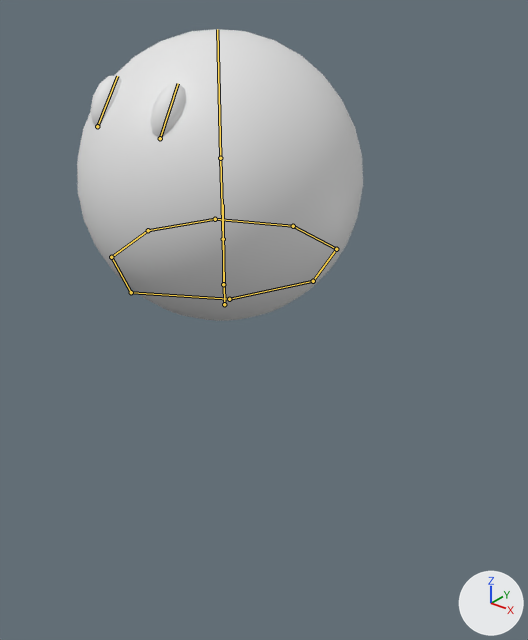
Two versions of the Blender file Assets/SlimeBase.blend, one commit apart.
Before and after are seen from a 50 mm lens placed at (3.44, -3.81, 3.72), pointed at (0.38, 0.01, 1.35). Lighting does not change. The marker at lower right points along +X, +Y and +Z. The bones that bend it are drawn over the model as lines.
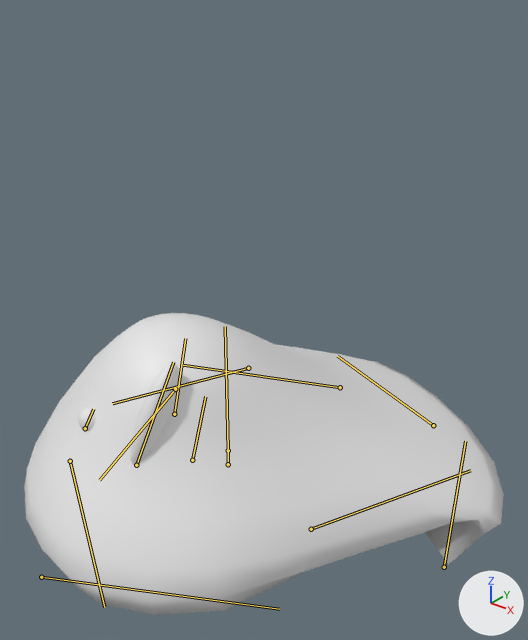
The newer file adds an action. The first version stands in its rest pose; the second is drawn at frame 30 of the action 'WrongStickyMud'.

Where the change shows, as pixel boxes (x1, y1, x2, y2) in the pictures (528 x 640 px):
'Sphere.001', posed (68% wider)
    before: (77, 29, 363, 321)
    after: (24, 313, 504, 615)
'Sphere.004', posed (38% wider, 93% taller)
    before: (150, 84, 186, 137)
    after: (130, 362, 180, 465)
'Sphere.003', posed
    before: (90, 76, 122, 126)
    after: (78, 407, 96, 431)
bone 'Base', root to tip
    before: (224, 304) to (223, 239)
    after: (228, 450) to (225, 326)
bone 'Middle', root to tip
    before: (223, 239) to (220, 158)
    after: (192, 460) to (205, 396)
bone 'HeadTop', root to tip
    before: (220, 158) to (217, 29)
    after: (174, 414) to (185, 338)
bone 'L.Eye', root to tip
    before: (160, 138) to (178, 83)
    after: (136, 465) to (173, 362)
bone 'R.Eye', root to tip
    before: (97, 126) to (117, 76)
    after: (85, 428) to (93, 409)
bone 'Ring.008', root to tip
    before: (223, 284) to (223, 204)
    after: (228, 464) to (228, 440)
bone 'Ring.006', root to tip
    before: (148, 230) to (111, 257)
    after: (175, 389) to (99, 480)
bone 'Ring', root to tip
    before: (131, 292) to (229, 299)
    after: (41, 577) to (279, 609)
bone 'Ring.001', root to tip
    before: (229, 299) to (313, 281)
    after: (311, 529) to (470, 470)
bone 'Ring.003', root to tip
    before: (336, 249) to (293, 226)
    after: (433, 425) to (337, 356)
bone 'Ring.004', root to tip
    before: (293, 226) to (215, 219)
    after: (340, 387) to (183, 365)
bone 'Ring.005', root to tip
    before: (215, 219) to (148, 230)
    after: (248, 368) to (112, 403)
bone 'Ring.007', root to tip
    before: (111, 257) to (130, 291)
    after: (70, 461) to (104, 607)

The change, as a list of edits to the scene's bpy script:
```text
Change bone_base:
    where bone_base = bpy.data.objects['Armature'].pose.bones['Base']
    bone_base.location: (0.0, 0.0, 0.0) -> (0.0, -1.36, 0.0)
    bone_base.scale: (1.0, 1.0, 1.0) -> (2.21, 2.21, 2.21)
Change bone_middle:
    where bone_middle = bpy.data.objects['Armature'].pose.bones['Middle']  # child of 'Base'
    bone_middle.location: (0.0, 0.0, 0.0) -> (0.064, -0.398, 0.256)
    bone_middle.rotation_quaternion: (1.0, 0.0, 0.0, 0.0) -> (0.977, -0.2, 0.075, 0.011)  # degrees (0, 0, 0) -> degrees (-23, 9, -1)
    bone_middle.scale: (1.0, 1.0, 1.0) -> (0.38, 0.38, 0.38)
Change bone_headtop:
    where bone_headtop = bpy.data.objects['Armature'].pose.bones['HeadTop']  # child of 'Middle'
    bone_headtop.location: (0.0, 0.0, 0.0) -> (-0.008, -0.115, 0.445)
    bone_headtop.rotation_quaternion: (1.0, 0.0, 0.0, 0.0) -> (0.963, 0.231, -0.033, -0.133)  # degrees (0, 0, 0) -> degrees (27, 0, -16)
Change bone_l_eye:
    where bone_l_eye = bpy.data.objects['Armature'].pose.bones['L.Eye']  # child of 'HeadTop'
    bone_l_eye.location: (0.0, 0.0, 0.0) -> (0.008, -0.077, -0.15)
    bone_l_eye.rotation_quaternion: (1.0, 0.0, 0.0, 0.0) -> (0.998, 0.048, -0.01, 0.031)  # degrees (0, 0, 0) -> degrees (5, -1, 4)
    bone_l_eye.scale: (1.0, 1.0, 1.0) -> (1.03, 2.5, 1.47)
Change bone_r_eye:
    where bone_r_eye = bpy.data.objects['Armature'].pose.bones['R.Eye']  # child of 'HeadTop'
    bone_r_eye.location: (0.0, 0.0, 0.0) -> (0.018, -0.111, -0.16)
    bone_r_eye.rotation_quaternion: (1.0, 0.0, 0.0, 0.0) -> (0.998, 0.049, -0.006, 0.031)  # degrees (0, 0, 0) -> degrees (6, -1, 4)
    bone_r_eye.scale: (1.0, 1.0, 1.0) -> (1.0, 0.52, 0.92)
Change bone_ring_008:
    where bone_ring_008 = bpy.data.objects['Armature'].pose.bones['Ring.008']  # child of 'Base'
    bone_ring_008.location: (0.0, 0.0, 0.0) -> (-0.006, -0.233, 0.0)
    bone_ring_008.scale: (1.0, 1.0, 1.0) -> (1.11, 0.18, 1.11)
Change bone_ring_006:
    where bone_ring_006 = bpy.data.objects['Armature'].pose.bones['Ring.006']  # child of 'Ring.008'
    bone_ring_006.location: (0.0, 0.0, 0.0) -> (-0.413, -0.038, 0.023)
Change bone_ring:
    where bone_ring = bpy.data.objects['Armature'].pose.bones['Ring']  # child of 'Ring.008'
    bone_ring.location: (0.0, 0.0, 0.0) -> (-0.148, 0.062, 0.019)
Change bone_ring_001:
    where bone_ring_001 = bpy.data.objects['Armature'].pose.bones['Ring.001']  # child of 'Ring.008'
    bone_ring_001.location: (0.0, 0.0, 0.0) -> (-0.298, 0.372, 0.056)
Change bone_ring_003:
    where bone_ring_003 = bpy.data.objects['Armature'].pose.bones['Ring.003']  # child of 'Ring.008'
    bone_ring_003.location: (0.0, 0.0, 0.0) -> (-0.034, 0.133, 0.002)
Change bone_ring_004:
    where bone_ring_004 = bpy.data.objects['Armature'].pose.bones['Ring.004']  # child of 'Ring.008'
    bone_ring_004.location: (0.0, 0.0, 0.0) -> (-0.193, 0.059, -0.024)
Change bone_ring_005:
    where bone_ring_005 = bpy.data.objects['Armature'].pose.bones['Ring.005']  # child of 'Ring.008'
    bone_ring_005.location: (0.0, 0.0, 0.0) -> (-0.257, -0.053, -0.006)
Change bone_ring_007:
    where bone_ring_007 = bpy.data.objects['Armature'].pose.bones['Ring.007']  # child of 'Ring.008'
    bone_ring_007.location: (0.0, 0.0, 0.0) -> (-0.271, 0.086, 0.023)
```
